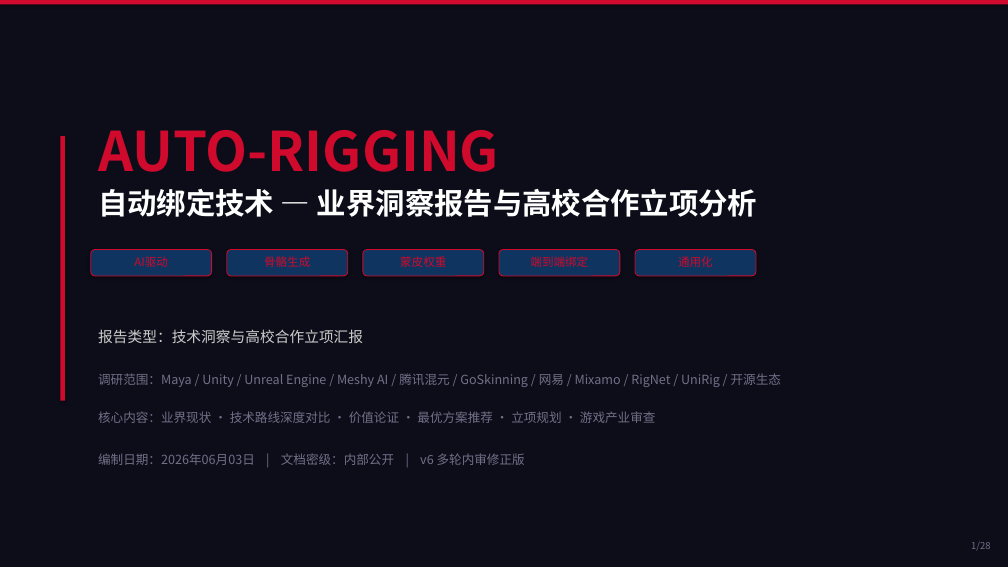
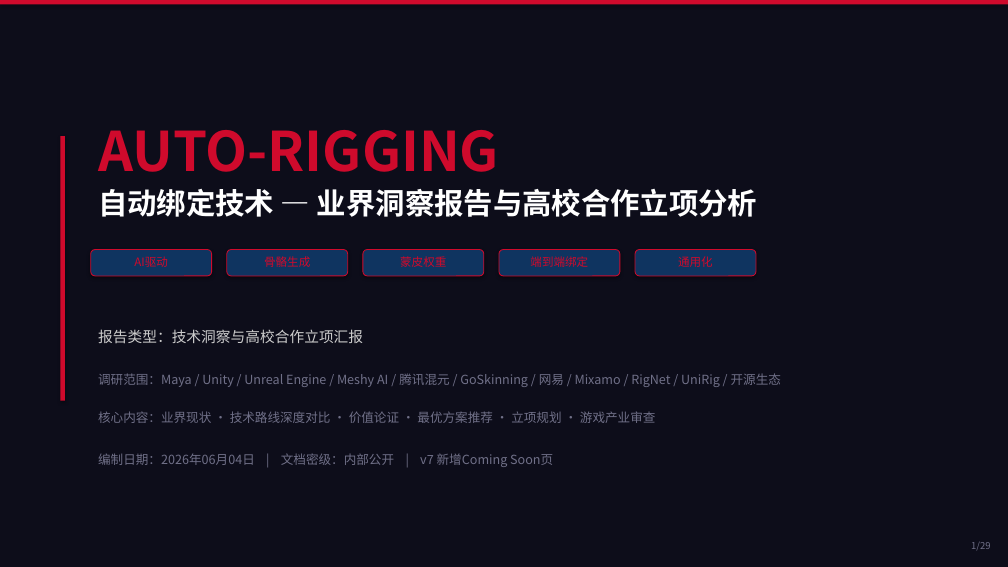
Before and after one commit to xhyha/insight, a slide deck: slide 1 of Auto-Rigging-Insight-Report.pptx. Drawn at 1008x567 pixels with LibreOffice and Linux fonts; fonts in the diff are those of the drawing. Boxes give left, top, right and bottom in pixels: in the first picture for what was removed or moved away, otherwise in the second. Text is boxed around its words. In the diff, an @@ line names an element or a change of style, - is before the commit and + after.

```diff
--- a/Auto-Rigging-Insight-Report.pptx
+++ b/Auto-Rigging-Insight-Report.pptx
@@ text at (98,453,553,467): text changed @@
-编制日期：2026年06月03日 | 文档密级：内部公开 | v6 多轮内审修正版
+编制日期：2026年06月04日 | 文档密级：内部公开 | v7 新增Coming Soon页
```
Also in this commit, not shown: 27 other slides changed, 1 slide added.
